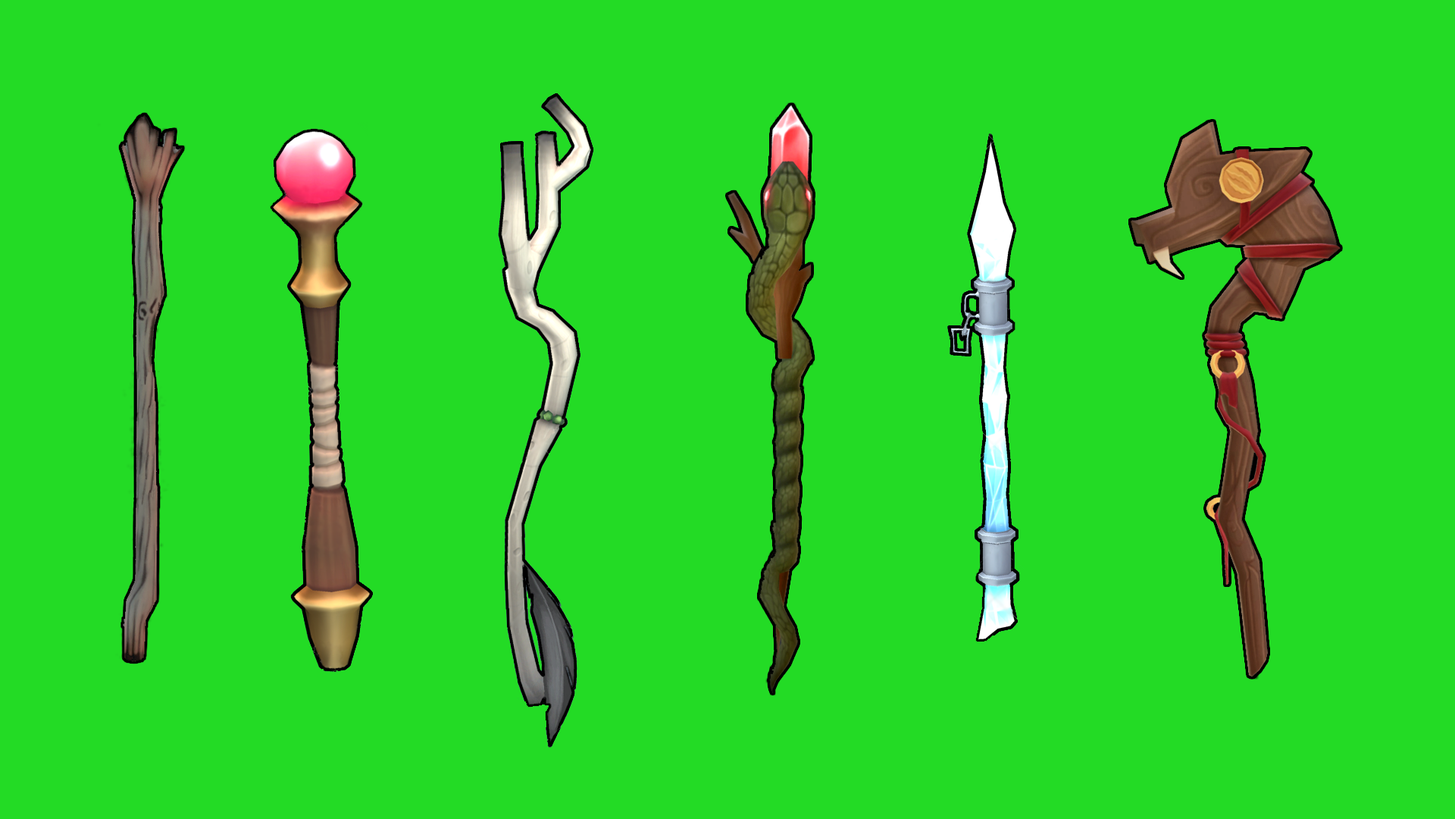
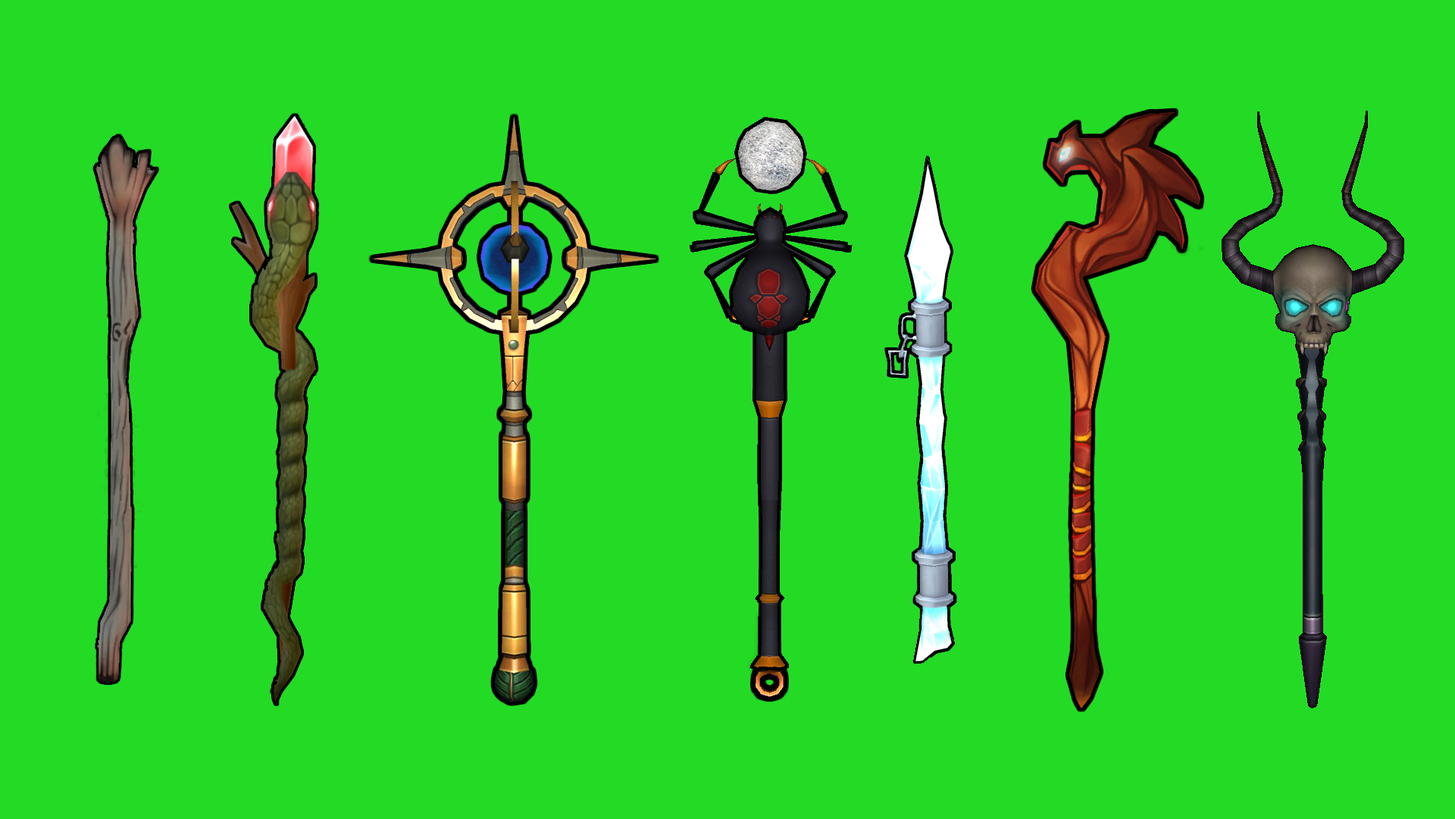
Comparing the layer stacks of the two (1455, 819) images. Changes:
added group "Wands" with 18 layers above "Layer 2" over [left=71, top=93, right=1404, bottom=747]
added group "Obelisk Wand" with 1 layers in group "Wands" over [left=1222, top=111, right=1404, bottom=708]
added layer "Wand copy" in group "Obelisk Wand" over [left=1222, top=111, right=1404, bottom=708]
added group "Volcano Wand" (1st of 2, in "Wands") with 2 layers in group "Wands" over [left=990, top=107, right=1206, bottom=712]
added layer "Volcano Wand" (2nd of 2, in "Wands" › "Volcano Wand") in group "Volcano Wand" over [left=1030, top=107, right=1206, bottom=712]
added group "Ice Caps Wand" with 1 layers in group "Wands" over [left=884, top=155, right=962, bottom=664]
renamed "Wands" to "Ice Wand", moved it into group "Ice Caps Wand", painted on it over [left=96, top=93, right=1344, bottom=748]
added group "Caverns Wand" with 2 layers in group "Wands" over [left=519, top=93, right=853, bottom=747]
added layer "Spider Wand" in group "Caverns Wand" over [left=689, top=116, right=853, bottom=702]
added group "Water Ruins Wand" with 4 layers in group "Wands" over [left=372, top=116, right=656, bottom=711]
added layer "Mourning Star" (2nd of 2, in "Wands" › "Water Ruins Wand") in group "Water Ruins Wand" over [left=372, top=116, right=656, bottom=702]
added group "Jungle Wand" with 1 layers in group "Wands" over [left=228, top=112, right=320, bottom=707]
added layer "Snake Wand" in group "Jungle Wand" over [left=228, top=112, right=320, bottom=707]
added layer "Starting Wand" in group "Wands" over [left=71, top=133, right=160, bottom=686]
